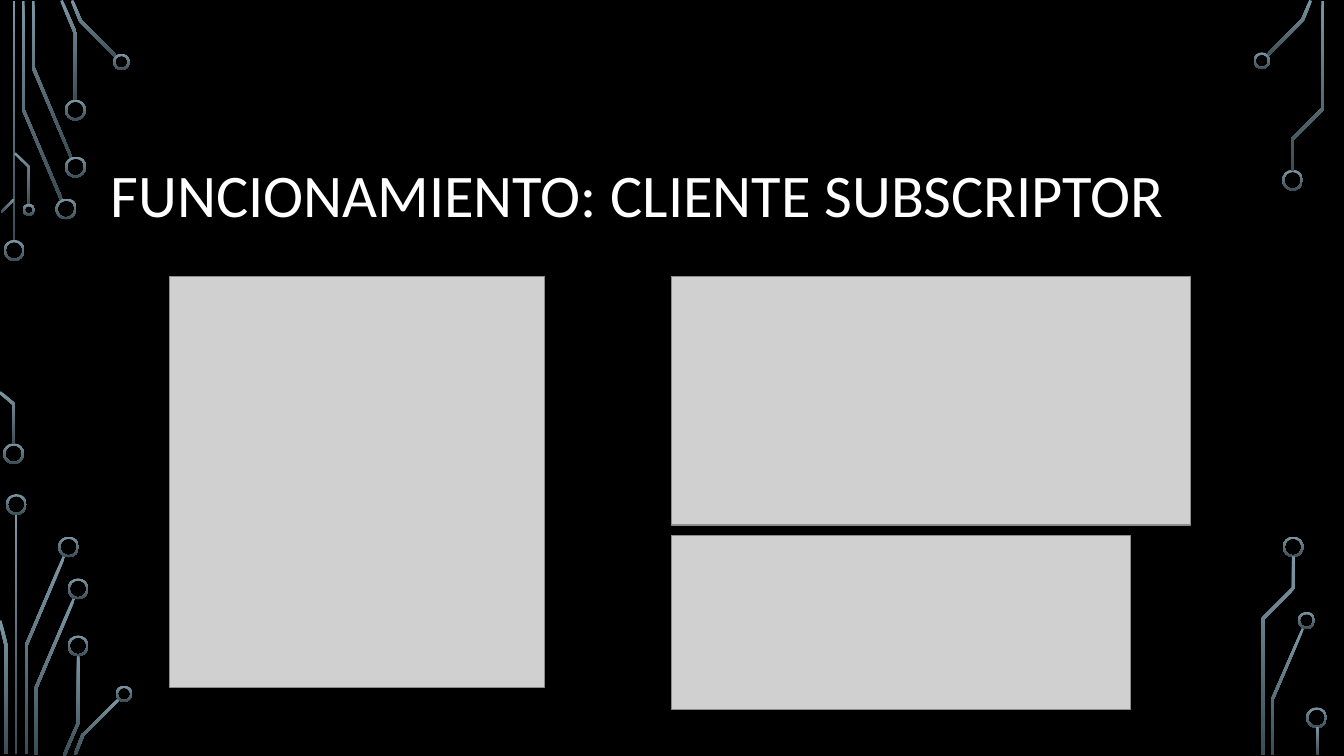
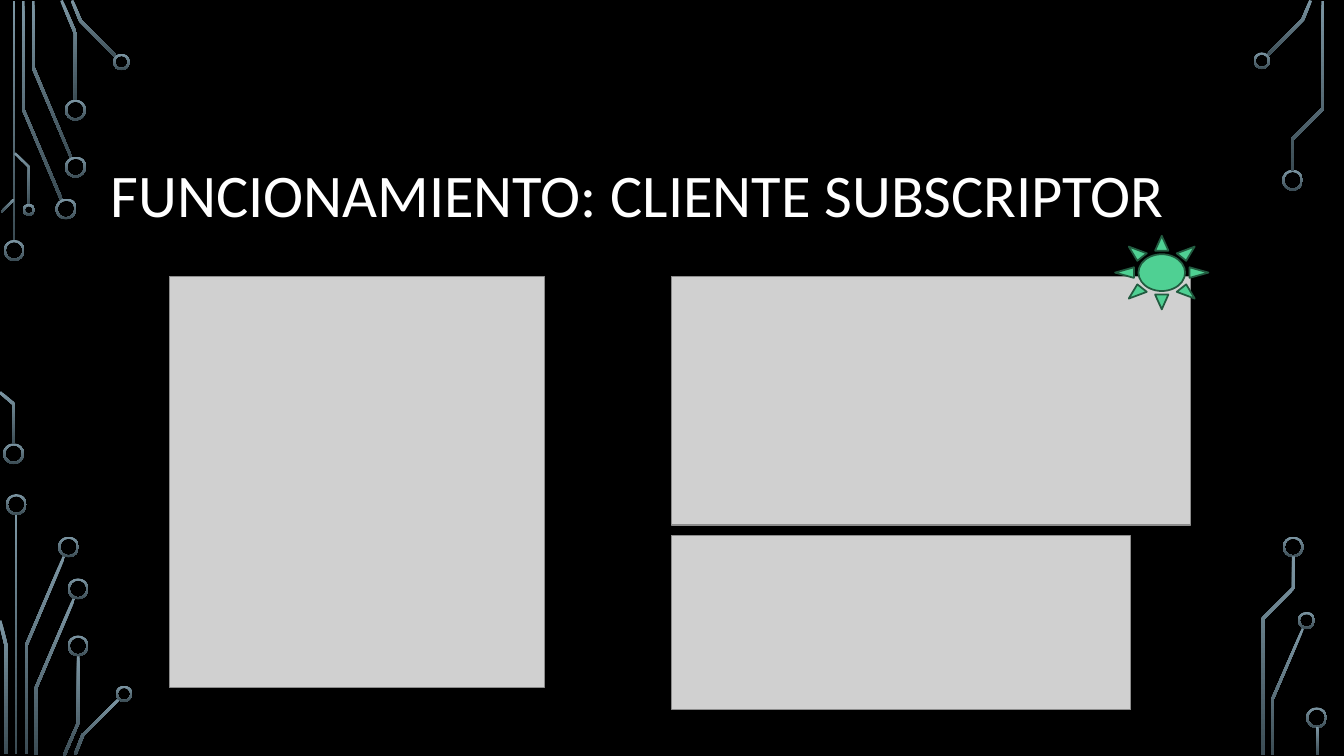
Before and after one commit to ManelDiaz/Reto_Envio, a slide deck: slide 6 of RETO 2 Envío de datos.pptx. Drawn at 1344x756 pixels with LibreOffice and Linux fonts; fonts in the diff are those of the drawing; grey boxes stand for pictures; background and template pictures are left out. Boxes give left, top, right and bottom in pixels: in the first picture for what was removed or moved away, otherwise in the second. Text is boxed around its words. In the diff, an @@ line names an element or a change of style, - is before the commit and + after.

```diff
--- a/RETO 2 Envío de datos.pptx
+++ b/RETO 2 Envío de datos.pptx
@@ sun added at (x1=1115, y1=236, x2=1209, y2=310), fill #4FD093, outline #235B40 1.25 pt @@
```
Also in this commit, not shown: 1 other slide changed.
